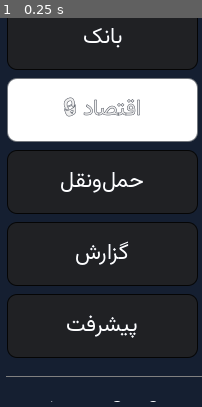
Above: before the commit, frame 1.
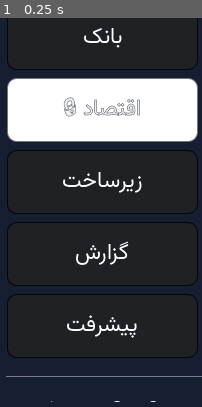
Above: after the commit, the same moment.

Repository: zekainstabot/mini-zeka-city
Game: Godot game, scene res://Main.tscn
Two runs of this game, one before a commit and one after it. Both use one fixed random seed, a clock stepped at 60 frames per second and the inputs below.
Inputs:
- Up to frame 1 (0.25 s): no input
The pictures show only the part of the screen within x 0-50%, y 50-100%; the shares and areas given below are measured in that part.

The runs differ from the first frame. In frame 1, 0.8% of the frame differs, in the area x 30-71%, y 39-45%.

Commit message:
Move land purchasing into city infrastructure section

Diff:
--- a/scripts/Main.gd
+++ b/scripts/Main.gd
@@ -658,7 +658,7 @@
 	nav.add_theme_constant_override("h_separation", 8)
 	nav.add_theme_constant_override("v_separation", 8)
 	root.add_child(nav)
-	for item in [{"t":"شهر من","p":"home"},{"t":"ساختمان‌ها","p …(164 unchanged characters)… ":"بازار و تجارت","p":"commerce"},{"t":"جاده و ناوگان","p":"transport"},{"t":"انبار","p":"sto …(103 unchanged characters)…
+	for item in [{"t":"شهر من","p":"home"},{"t":"ساختمان‌ها","p …(164 unchanged characters)… ":"بازار و تجارت","p":"commerce"},{"t":"زیرساخت و توسعه شهر","p":"transport"},{"t":"انبار","p":"sto …(103 unchanged characters)…
 		var nav_item = VBoxContainer.new()
 		nav_item.size_flags_horizontal = Control.SIZE_EXPAND_FILL
 		nav_item.add_theme_constant_override("separation", 2)
@@ -680,7 +680,7 @@
 				"bank": nav_title = "بانک"
 				"private_economy": nav_title = "اقتصاد"
 				"commerce": nav_title = "بازار"
-				"transport": nav_title = "حمل‌ونقل"
+				"transport": nav_title = "زیرساخت"
 				"progress": nav_title = "پیشرفت"
 		var b = Button.new()
 		var civic_page_locked = item.p in ["municipality", "private_economy"] and not game.has_municipal_hall()
@@ -1319,10 +1319,6 @@
 			_style_button(save_city_button, false)
 		"buildings":
 			_add_label("ساخت‌وساز شهر", 22)
-			_add_label("زمین شهر: %d قطعه | اشغال‌شده: %d | آزاد: %d" % [int(s.get("land_owned",10)),game.get_land_used(),game.get_land_free()], 19)
-			_add_label("برای گسترش شهر باید زمین بخری؛ هر ساختمان چند قطعه از زمین را اشغال می‌کند.", 15)
-			var land_button = _add_button("خرید ۱ قطعه زمین | قیمت: %d سکه" % game.get_land_unit_price(), self, "buy_land")
-			land_button.disabled = game.get_available_money() < game.get_land_unit_price()
 			var building_groups = {
 				"مسکونی":["خانه‌ها"],
 				"انبارها":["انبارها"],
@@ -1746,7 +1742,13 @@
 					var import_city = game.get_import_cities()[import_city_id]
 					_add_button("قرارداد ۷ روزه: ۲ واحد چوب از "+import_city.name,self,"make_import_contract",[import_city_id,"wood",2,7])
 		"transport":
-			_add_label("🛣️ جاده‌ها و حمل‌ونقل شهری و بین‌شهری",22)
+			_add_label("🚧 زیرساخت و توسعه شهر",22)
+			_add_label("🗺️ زمین و گسترش محدوده شهر",19)
+			_add_label("زمین شهر: %d قطعه | اشغال‌شده: %d | آزاد: %d" % [int(s.get("land_owned",10)),game.get_land_used(),game.get_land_free()],17)
+			_add_label("برای گسترش شهر زمین بخر؛ هر ساختمان چند قطعه از زمین را اشغال می‌کند.",15)
+			var land_button = _add_button("خرید ۱ قطعه زمین | قیمت: %d سکه" % game.get_land_unit_price(), self, "buy_land")
+			land_button.disabled = game.get_available_money() < game.get_land_unit_price()
+			_add_label("🛣️ جاده‌ها و مسیرهای حمل‌ونقل",19)
 			_add_label("جاده‌های اصلی شهر و مسیرهای بین‌شهری",19)
 			_add_label("سطح جاده‌های بین‌شهری: %d از ۳" % int(s.get("road_level",1)),17)
 			var road_level = int(s.get("road_level",1))
@@ -2684,7 +2686,7 @@
 
 func buy_land():
 	var result = game.buy_land(1)
-	show_page("buildings")
+	show_page("transport")
 	_show_message(result.message)
 
 func build_building(id):
@@ -2908,9 +2910,11 @@
 			selected_building_category = "کسب‌وکارها"
 		"daily_day":
 			target_page = "home"
-		"buy_land_tutorial", "build_house_tutorial":
+		"buy_land_tutorial":
+			target_page = "transport"
+		"build_house_tutorial":
 			target_page = "buildings"
-			selected_building_category = "خانه‌ها" if str(mission_id) == "build_house_tutorial" else ""
+			selected_building_category = "خانه‌ها"
 		"build_farm_tutorial", "side_fish_lake", "side_fishing_dock":
 			target_page = "buildings"
 			selected_building_category = "کشاورزی"
